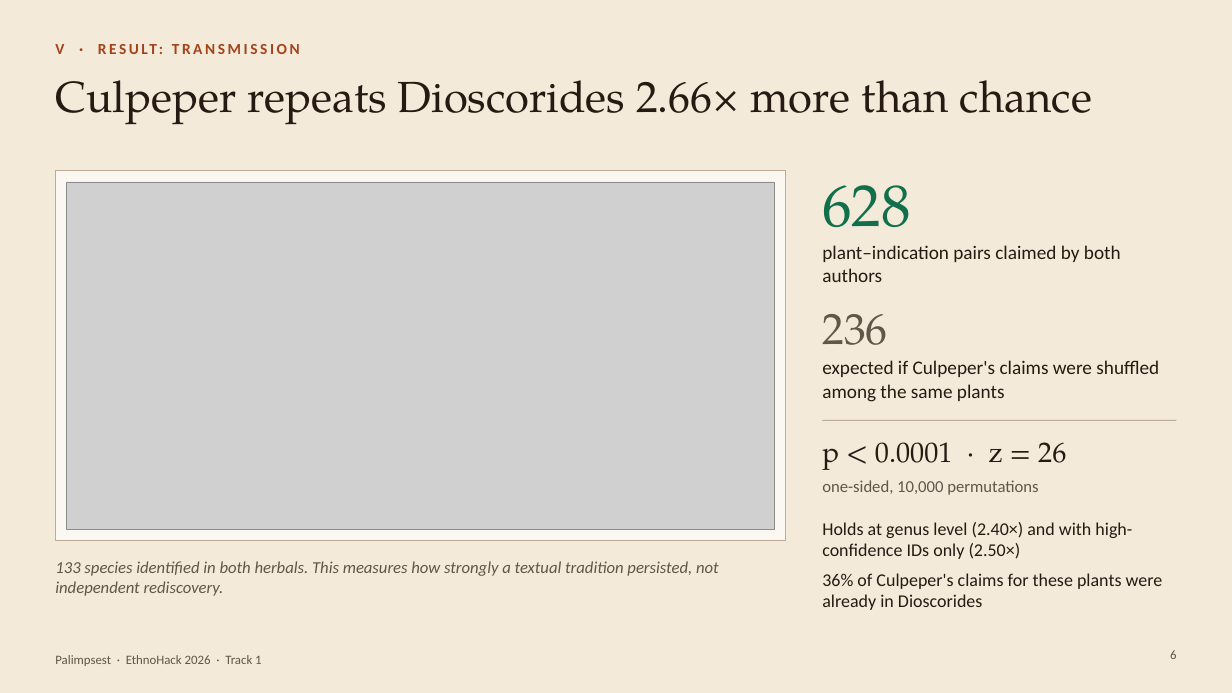
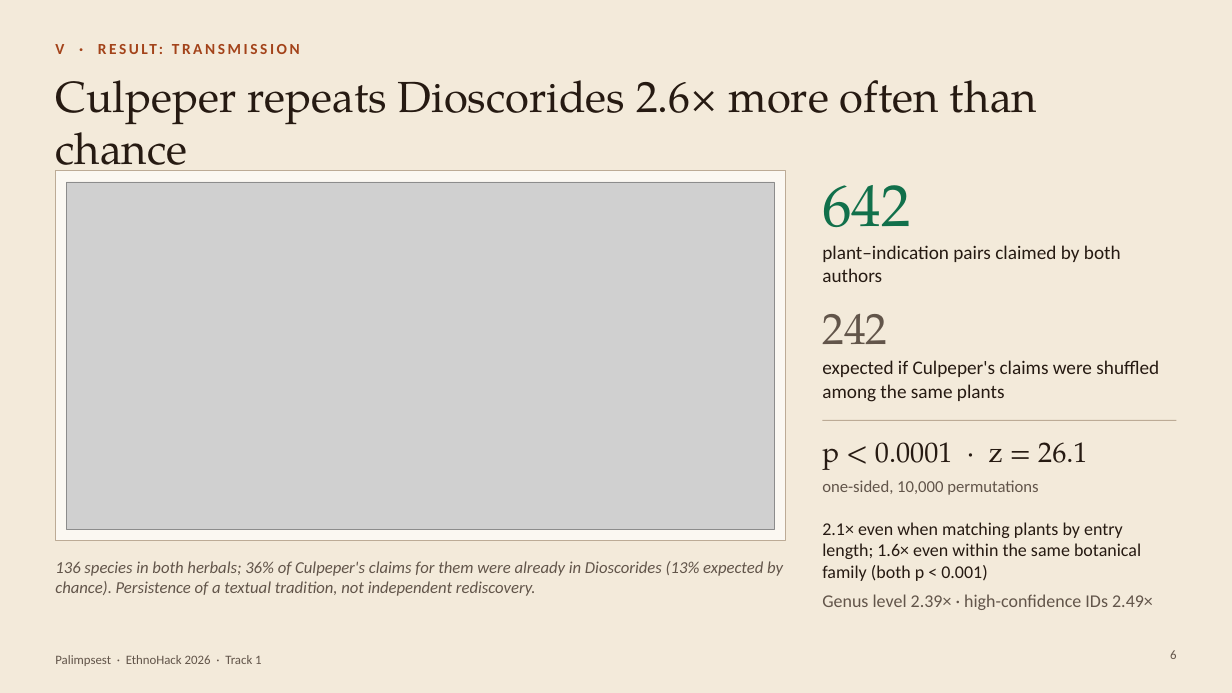
Before and after one commit to KaraAliOsman/palimpsest, a slide deck: slide 6 of docs/pitch/Palimpsest_EthnoHack2026.pptx. Drawn at 1232x693 pixels with LibreOffice and Linux fonts; fonts in the diff are those of the drawing; grey boxes stand for pictures. Boxes give left, top, right and bottom in pixels: in the first picture for what was removed or moved away, otherwise in the second. Text is boxed around its words. In the diff, an @@ line names an element or a change of style, - is before the commit and + after.

```diff
--- a/docs/pitch/Palimpsest_EthnoHack2026.pptx
+++ b/docs/pitch/Palimpsest_EthnoHack2026.pptx
@@ title at box(55, 80, 1037, 180): text changed @@
-Culpeper repeats Dioscorides 2.66× more than chance
+Culpeper repeats Dioscorides 2.6× more often than chance
@@ text at box(822, 185, 911, 248): text changed @@
-628
+642
@@ text at box(822, 314, 887, 344): text changed @@
-236
+242
@@ text at box(822, 442, 1087, 470): text changed @@
-p < 0.0001 · z = 26
+p < 0.0001 · z = 26.1
@@ text at box(822, 522, 1153, 610): text changed @@
-Holds at genus level (2.40×) and with high-confidence IDs only (2.50×)
-36% of Culpeper's claims for these plants were already in Dioscorides
+2.1× even when matching plants by entry length; 1.6× even within the same botanical family (both p < 0.001)
+Genus level 2.39× · high-confidence IDs 2.49×
@@ text at box(55, 561, 783, 596): text changed @@
-133 species identified in both herbals. This measures how strongly a textual tradition persisted, not independent rediscovery.
+136 species in both herbals; 36% of Culpeper's claims for them were already in Dioscorides (13% expected by chance). Persistence of a textual tradition, not independent rediscovery.
```
Also in this commit, not shown: 5 other slides changed, 6 other files.
